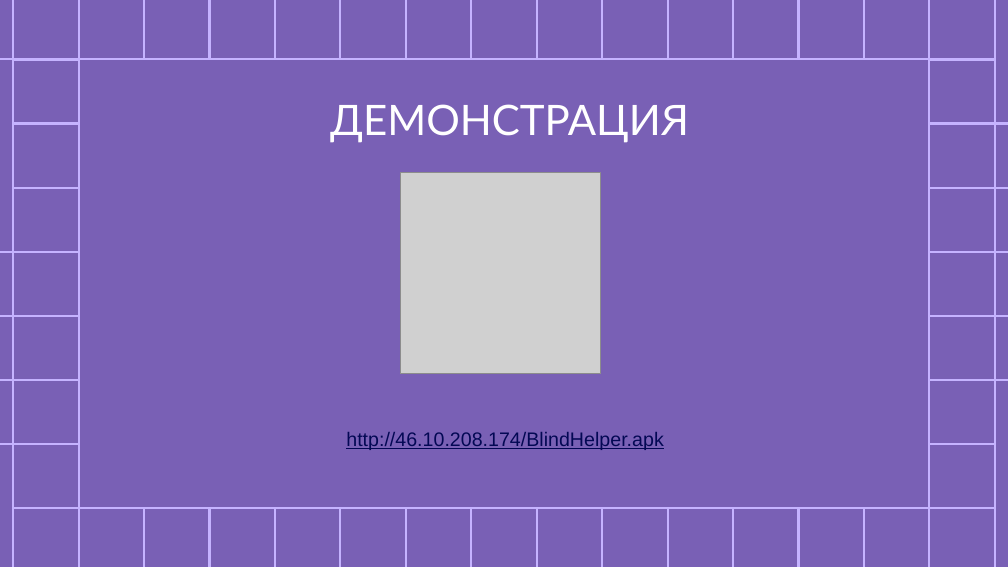
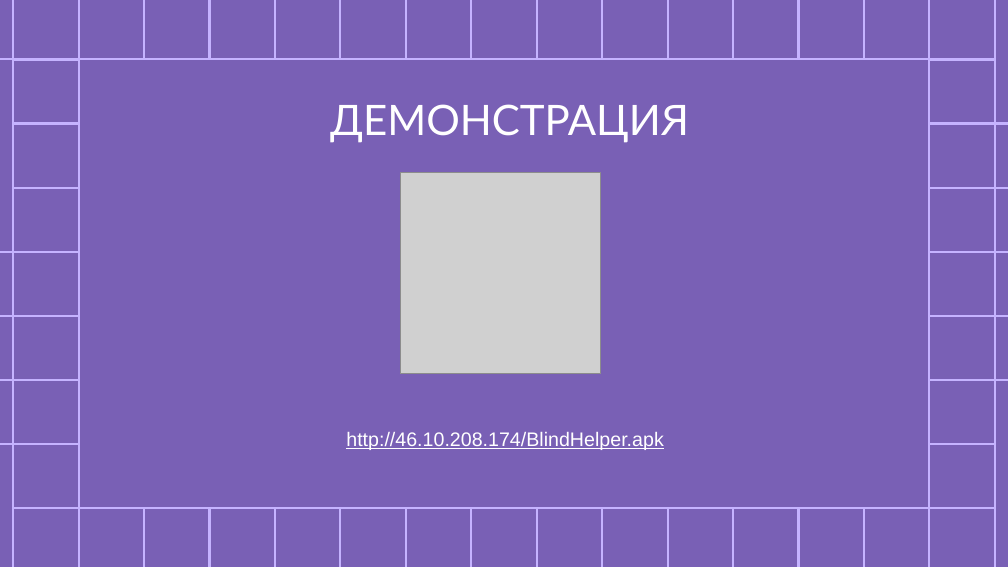
Before and after one commit to alexhr05/blindHelper, a slide deck: slide 5 of Документация/95_presentation.pptx. Drawn at 1008x567 pixels with LibreOffice and Linux fonts; fonts in the diff are those of the drawing; grey boxes stand for pictures. Boxes give left, top, right and bottom in pixels: in the first picture for what was removed or moved away, otherwise in the second. Text is boxed around its words. In the diff, an @@ line names an element or a change of style, - is before the commit and + after.

```diff
--- a/Документация/95_presentation.pptx
+++ b/Документация/95_presentation.pptx
@@ text "http://46.10.208.174/BlindHelper.apk" at [346,432,663,450]: text colour #030854 to #FFFFFF @@
```
Also in this commit, not shown: 2 other slides changed, 21 other files.
